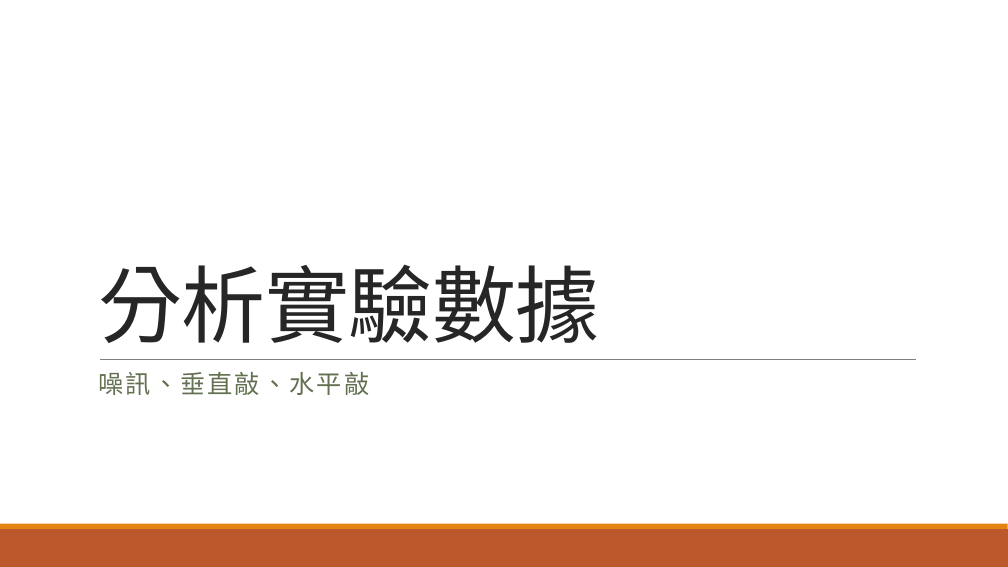
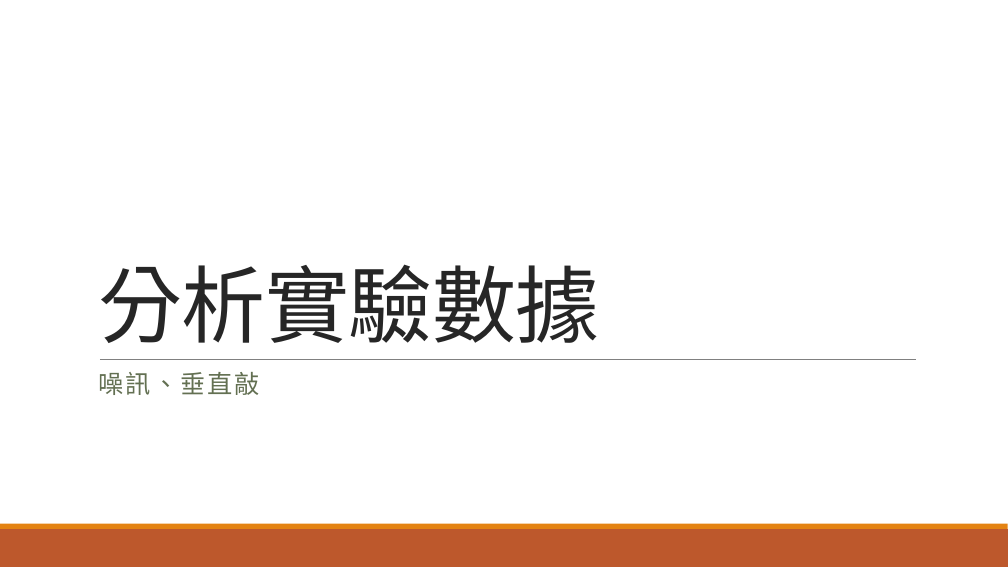
Before and after one commit to r889165/BackUpThesis, a slide deck: slide 21 of Geophone_Calibration/地聲儀求參數.pptx (slide 18 before the commit). Drawn at 1008x567 pixels with LibreOffice and Linux fonts; fonts in the diff are those of the drawing. Boxes give left, top, right and bottom in pixels: in the first picture for what was removed or moved away, otherwise in the second. Text is boxed around its words. In the diff, an @@ line names an element or a change of style, - is before the commit and + after.

```diff
--- a/Geophone_Calibration/地聲儀求參數.pptx
+++ b/Geophone_Calibration/地聲儀求參數.pptx
@@ subtitle at (99, 372, 261, 395): text changed @@
-噪訊、垂直敲、水平敲
+噪訊、垂直敲
```
Also in this commit, not shown: 4 other slides changed, 10 slides added, 4 slides removed, 21 other files.
